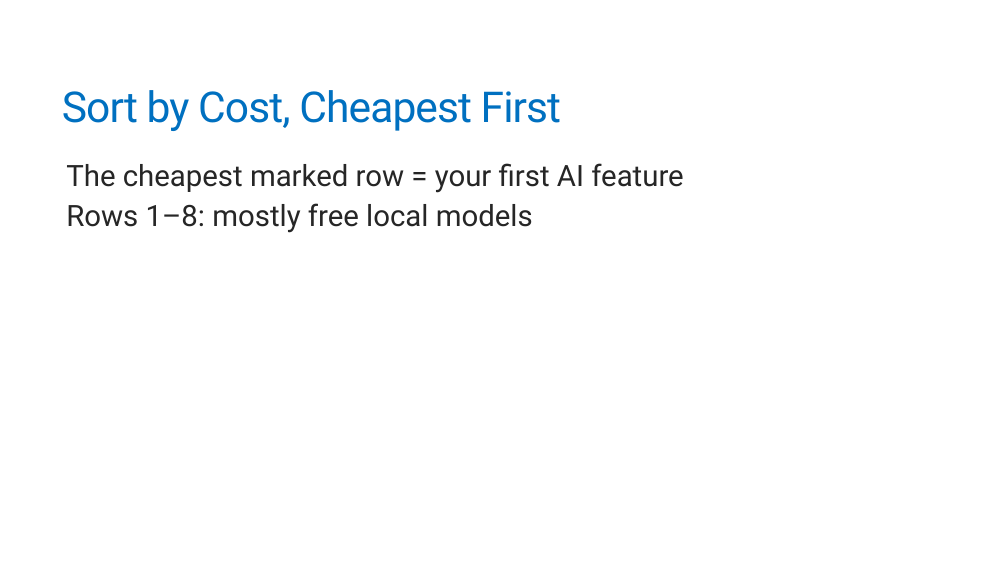
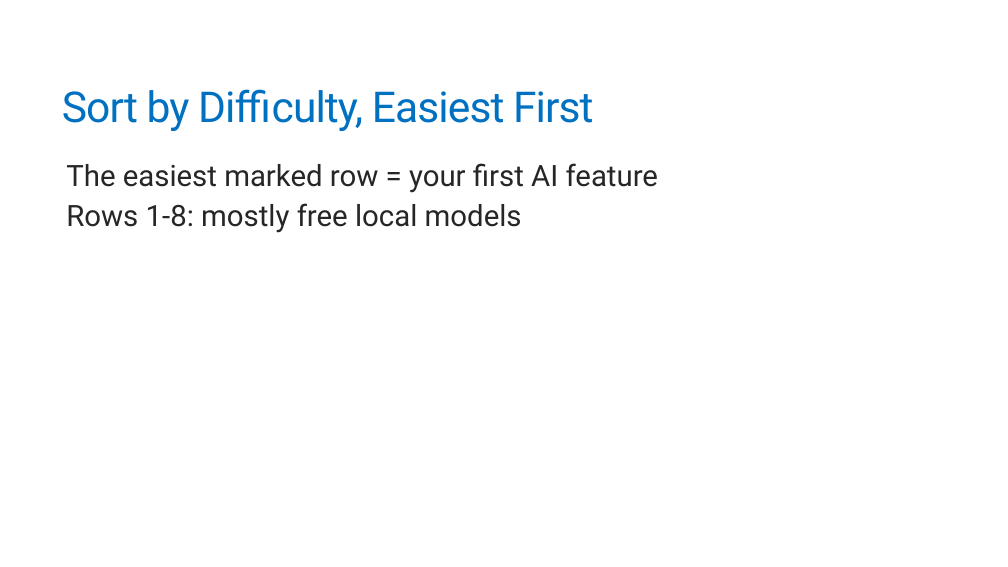
Before and after one commit to trailheadtechnology/10-ai-features-workshop, a slide deck: slide 25 of docs/slides/pptx/M5-closing.pptx. Drawn at 1008x567 pixels with LibreOffice and Linux fonts; fonts in the diff are those of the drawing. Boxes give left, top, right and bottom in pixels: in the first picture for what was removed or moved away, otherwise in the second. Text is boxed around its words. In the diff, an @@ line names an element or a change of style, - is before the commit and + after.

```diff
--- a/docs/slides/pptx/M5-closing.pptx
+++ b/docs/slides/pptx/M5-closing.pptx
@@ title at [62,89,593,131]: text changed @@
-Sort by Cost, Cheapest First
+Sort by Difficulty, Easiest First
@@ text at [66,163,658,233]: text changed @@
-  The cheapest marked row = your first AI feature
-  Rows 1–8: mostly free local models
+  The easiest marked row = your first AI feature
+  Rows 1-8: mostly free local models
```
Also in this commit, not shown: 7 other slides changed, 16 other files.
